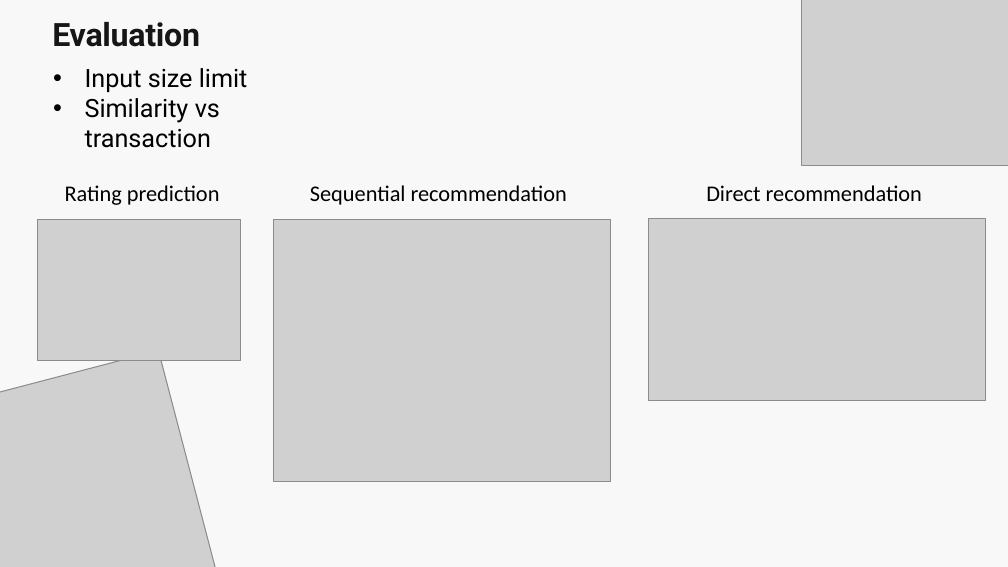
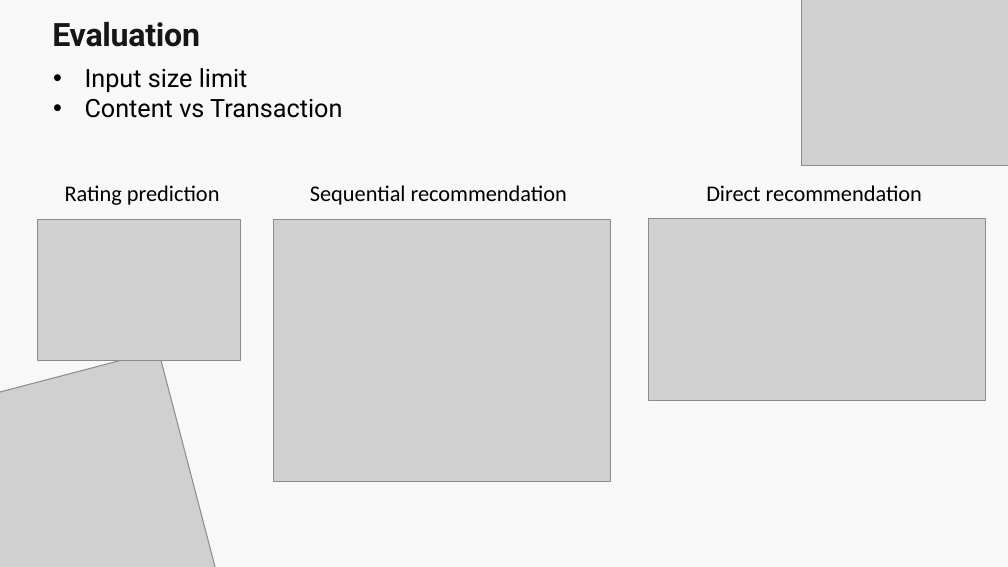
Before and after one commit to peyman886/NLP, a slide deck: slide 6 of YaghoubZadeh 1402-2/Project/presentation/✨AI · Exploring ChatGPT as a Recommender System.pptx. Drawn at 1008x567 pixels with LibreOffice and Linux fonts; fonts in the diff are those of the drawing; grey boxes stand for pictures. Boxes give left, top, right and bottom in pixels: in the first picture for what was removed or moved away, otherwise in the second. Text is boxed around its words. In the diff, an @@ line names an element or a change of style, - is before the commit and + after.

Commit message:
add new slides

```diff
--- a/YaghoubZadeh 1402-2/Project/presentation/✨AI · Exploring ChatGPT as a Recommender System.pptx
+++ b/YaghoubZadeh 1402-2/Project/presentation/✨AI · Exploring ChatGPT as a Recommender System.pptx
@@ text at (85,99,342,118): text changed @@
-• Similarity vs transaction
+• Content vs Transaction
```
Also in this commit, not shown: 1 other slide changed.
